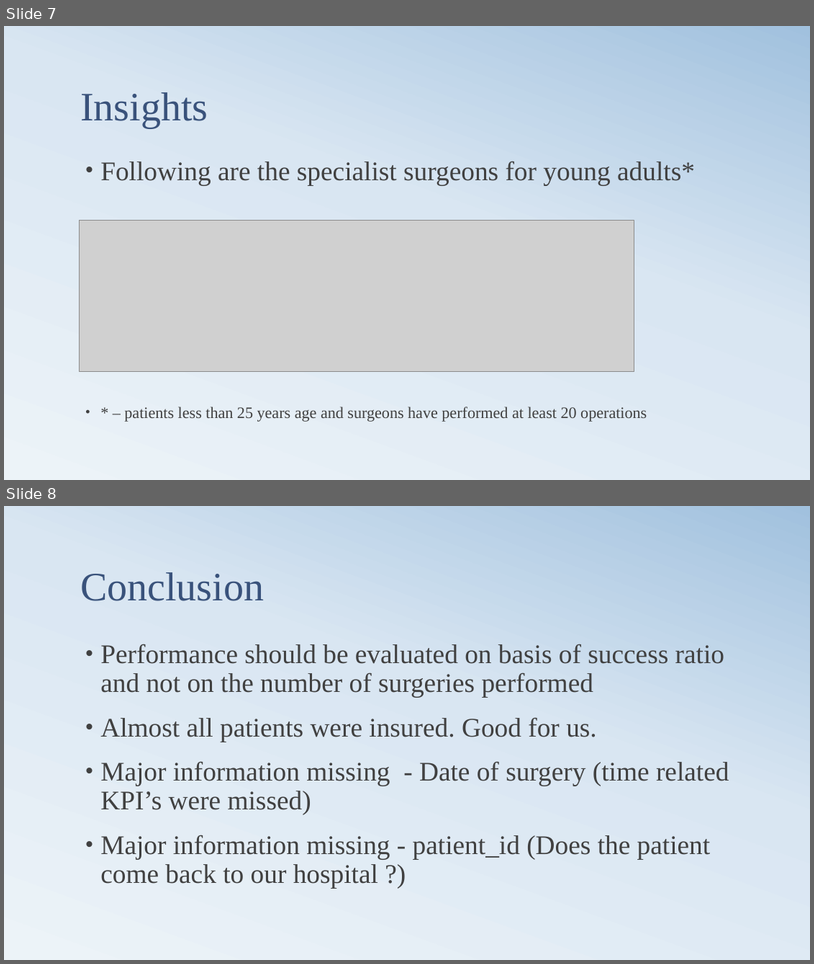
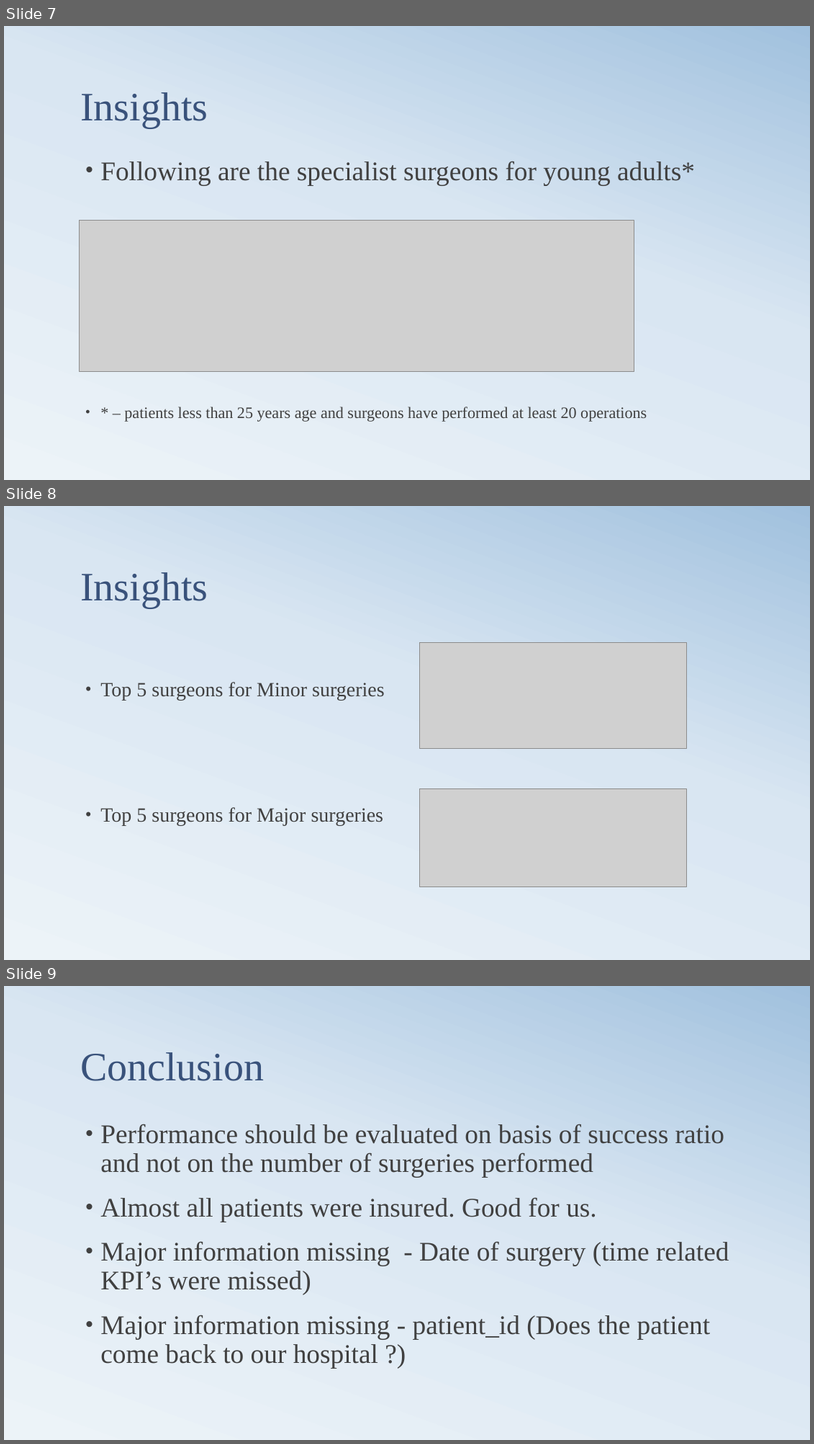
Before and after one commit to ameyaghatpande/surgeries, a slide deck: Eye-surgeries-Analysis.pptx. Shown one above the other, each under a label of ours: slides 7 and 8 before the commit, slides 7, 8 and 9 after it. The pictures are 814x964 and 814x1444 pixels, drawn with LibreOffice and Linux fonts; fonts in the diff are those of the drawing; grey boxes stand for pictures. Boxes give left, top, right and bottom in pixels: in the first picture for what was removed or moved away, otherwise in the second. Text is boxed around its words. In the diff, an @@ line names an element or a change of style, - is before the commit and + after.

Commit message:
Add files via upload
Added Minor and major surgeries experts

```diff
--- a/Eye-surgeries-Analysis.pptx
+++ b/Eye-surgeries-Analysis.pptx
@@ slide 8 added at [4,506,810,960], background gradient #ECF3F8 to #D9E6F2 to #A1C1DE @@
@@ title added at [80,572,208,608], 48 pt, text #39527B @@
+Insights
@@ picture added at [419,642,687,748] @@
@@ text added at [100,682,385,826], 24 pt, text #404040 @@
+• Top 5 surgeons for Minor surgeries
+• Top 5 surgeons for Major surgeries
@@ picture added at [419,788,687,886] @@
@@ what was slide 8 is now slide 9 @@
```
